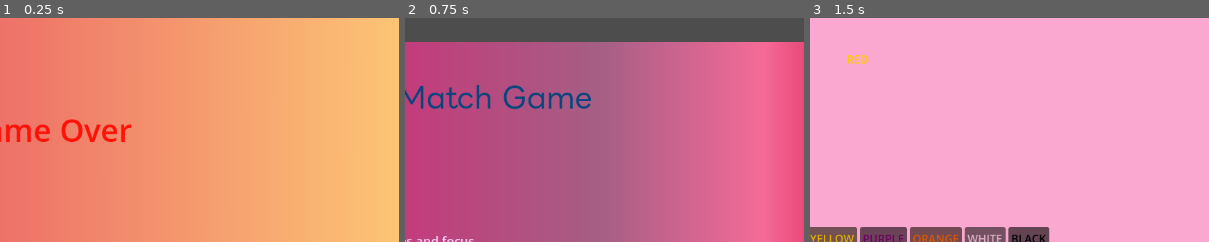
Above: before the commit, frames 1-3 (left to right).
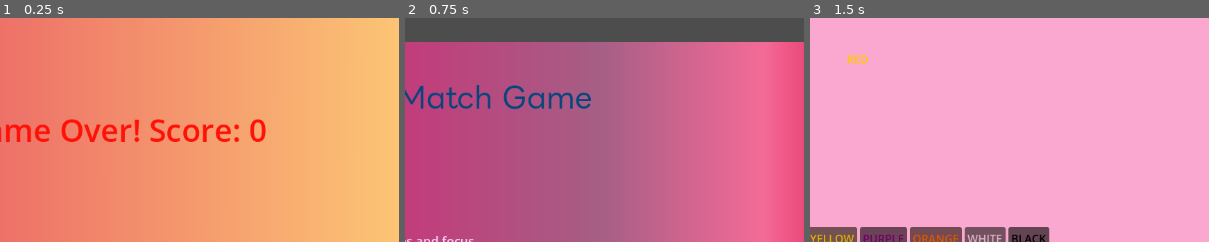
Above: after the commit, the same moments.

Repository: djimichristy-art/ColorMatch
Game: Godot game, scene res://endpage.tscn
Same seed, same stepped clock (60 frames per second), same inputs: the game is played once before the commit and once after it. This scene is started directly instead of the project's main scene.
Inputs:
- Up to frame 1 (0.25 s): no input
- Up to frame 2 (0.75 s): click "Restart" at 0.5 s
- Up to frame 3 (1.5 s): click "Start" at 1.25 s
The pictures show only the part of the screen within x 44-94%, y 1-51%; the shares and areas given below are measured in that part.

The runs differ from the first frame. In frame 1, 1.2% of the frame differs, in the area x 33-67%, y 45-56%; in frame 2, nothing differs; in frame 3, nothing differs.

Commit message:
linked the endpage to the game page

Diff:
--- /dev/null
+++ b/GameState.gd
@@ -0,0 +1,5 @@
+# res://GameState.gd
+extends Node
+
+# This variable will store the final score of the game
+var score: int = 0
--- a/color_match.gd
+++ b/color_match.gd
@@ -44,7 +44,7 @@
 			button.set_meta("COLOR_NAME", color_name)
 			if COLOR_VALUES.has(color_name):
 				button.modulate = COLOR_VALUES[color_name]
-			if not button.pressed.is_connected(self._on_answer_button_pressed):
+			if not button.pressed.is_connected(_on_answer_button_pressed):
 				button.pressed.connect(_on_answer_button_pressed.bind(button))
 
 	# Start the countdown timer
@@ -61,11 +61,9 @@
 	if COLORS.size() == 0:
 		return
 
-	# Pick the word
 	current_color_name = COLORS[randi() % COLORS.size()]
 	word_label.text = current_color_name
 
-	# Pick a different color for the text
 	display_color_name = COLORS[randi() % COLORS.size()]
 	while display_color_name == current_color_name:
 		display_color_name = COLORS[randi() % COLORS.size()]
@@ -96,10 +94,9 @@
 	if bg_timer_counter >= 3.0:
 		bg_timer_counter = 0
 		if background:
-			# Lighter random colors so text is readable
 			background.color = Color(randf()*0.6 + 0.4, randf()*0.6 + 0.4, randf()*0.6 + 0.4)
 
-# --- Timer countdown and Game Over ---
+# --- Timer countdown and EndPage ---
 func _on_GameTimer_timeout():
 	time_left -= 1
 	update_timer_label()
@@ -108,12 +105,16 @@
 		if timer:
 			timer.stop()
 
-		# --- Show Game Over screen ---
-		var end_page = get_parent().get_node("EndPage")
-		if end_page:
-			end_page.visible = true
-			if "show_score" in end_page:
-				end_page.show_score(score)  # make sure EndPage has this function
+		# --- Load EndPage scene ---
+		var end_scene = load("res://EndPage.tscn")  # make sure path is correct
+		var end_page = end_scene.instantiate()
 
-		# Hide the game screen
+		# Pass the score to EndPage
+		if "score" in end_page:
+			end_page.score = score
+
+		# Add EndPage to the scene tree
+		get_tree().current_scene.get_parent().add_child(end_page)
+
+		# Hide the ColorMatch scene
 		self.visible = false
--- a/endpage.gd
+++ b/endpage.gd
@@ -1,28 +1,22 @@
 extends Control
 
-# --- Nodes ---
+# Nodes
+@onready var game_over_label = $GameOverLabel
 @onready var restart_btn = $RestartButton
-@onready var score_label = $ScoreLabel
-@onready var end_audio = $EndPageAudio  # Your AudioStreamPlayer node with the mp3
+@onready var end_audio = $EndPageAudio
 
-var final_score: int = 0
+var score: int = 0  # optional if you want to show it later
 
 func _ready():
-	# Connect restart button
-	if not restart_btn.pressed.is_connected(self._on_restart_pressed):
-		restart_btn.pressed.connect(self._on_restart_pressed)
+	# Show score or message
+	game_over_label.text = "Game Over! Score: " + str(score)
 
-# --- Show final score and play sound ---
-func show_score(score):
-	final_score = score
-	score_label.text = "Your Score: " + str(final_score)
-
-	# Play game over sound
+	# Play audio
 	end_audio.play()
 
-# --- Restart button pressed ---
+	# Connect restart
+	if not restart_btn.pressed.is_connected(_on_restart_pressed):
+		restart_btn.pressed.connect(_on_restart_pressed)
+
 func _on_restart_pressed():
-	# Optional: play click sound if you have one
-	# end_audio.play()  # if you want same sound on restart
-
 	get_tree().change_scene_to_file("res://StartPage.tscn")
--- /dev/null
+++ b/start_page.tscn
@@ -0,0 +1,52 @@
+[gd_scene load_steps=4 format=3 uid="uid://c4y8sul7s6nn7"]
+
+[ext_resource type="Script" uid="uid://d1uho1s5jj61i" path="res://startpage.gd" id="1_mx1rd"]
+
+[sub_resource type="Gradient" id="Gradient_urypa"]
+offsets = PackedFloat32Array(0, 0.08, 0.15333334, 0.2, 0.26, 0.7, 0.82, 0.9066667, 0.96, 1)
+colors = PackedColorArray(0.93564624, 0.1918939, 0.4947436, 1, 0.9367438, 0.2732314, 0.49756366, 1, 0.8703634, 0.22285521, 0.42337227, 1, 0.9870023, 0.2595473, 0.5352985, 1, 0.93643945, 0.28796688, 0.49721545, 1, 0.9372549, 0.5372549, 0.6313726, 1, 0.9843137, 0.5921569, 0.7254902, 1, 0.99607843, 0.6039216, 0.69803923, 1, 0.9856016, 0.5800536, 0.73272866, 1, 0.9882353, 0.6901961, 0.8, 1)
+
+[sub_resource type="GradientTexture1D" id="GradientTexture1D_ea24q"]
+gradient = SubResource("Gradient_urypa")
+
+[node name="StartPage" type="Control"]
+layout_mode = 3
+anchors_preset = 0
+
+[node name="Background" type="TextureRect" parent="."]
+layout_mode = 0
+offset_right = 1144.0
+offset_bottom = 651.0
+texture = SubResource("GradientTexture1D_ea24q")
+
+[node name="Label" type="Label" parent="."]
+layout_mode = 0
+offset_left = 371.0
+offset_top = 71.0
+offset_right = 515.0
+offset_bottom = 94.0
+theme_override_font_sizes/font_size = 38
+text = "Color Match Game"
+
+[node name="DescriptionLabel" type="Label" parent="."]
+layout_mode = 0
+offset_left = 4.0
+offset_top = 206.0
+offset_right = 1538.0
+offset_bottom = 433.0
+theme_override_font_sizes/font_size = 27
+text = "A fast-paced game where players must click the color of the word displayed on the screen,
+ not what the word says.
+The challenge increases as words appear faster, testing your reflexes and attention."
+
+[node name="start" type="Button" parent="."]
+layout_mode = 0
+offset_left = 509.0
+offset_top = 455.0
+offset_right = 557.0
+offset_bottom = 486.0
+theme_override_font_sizes/font_size = 40
+text = "Start"
+script = ExtResource("1_mx1rd")
+
+[connection signal="pressed" from="start" to="start" method="_on_pressed"]
Not shown, added: GameState.gd.uid
